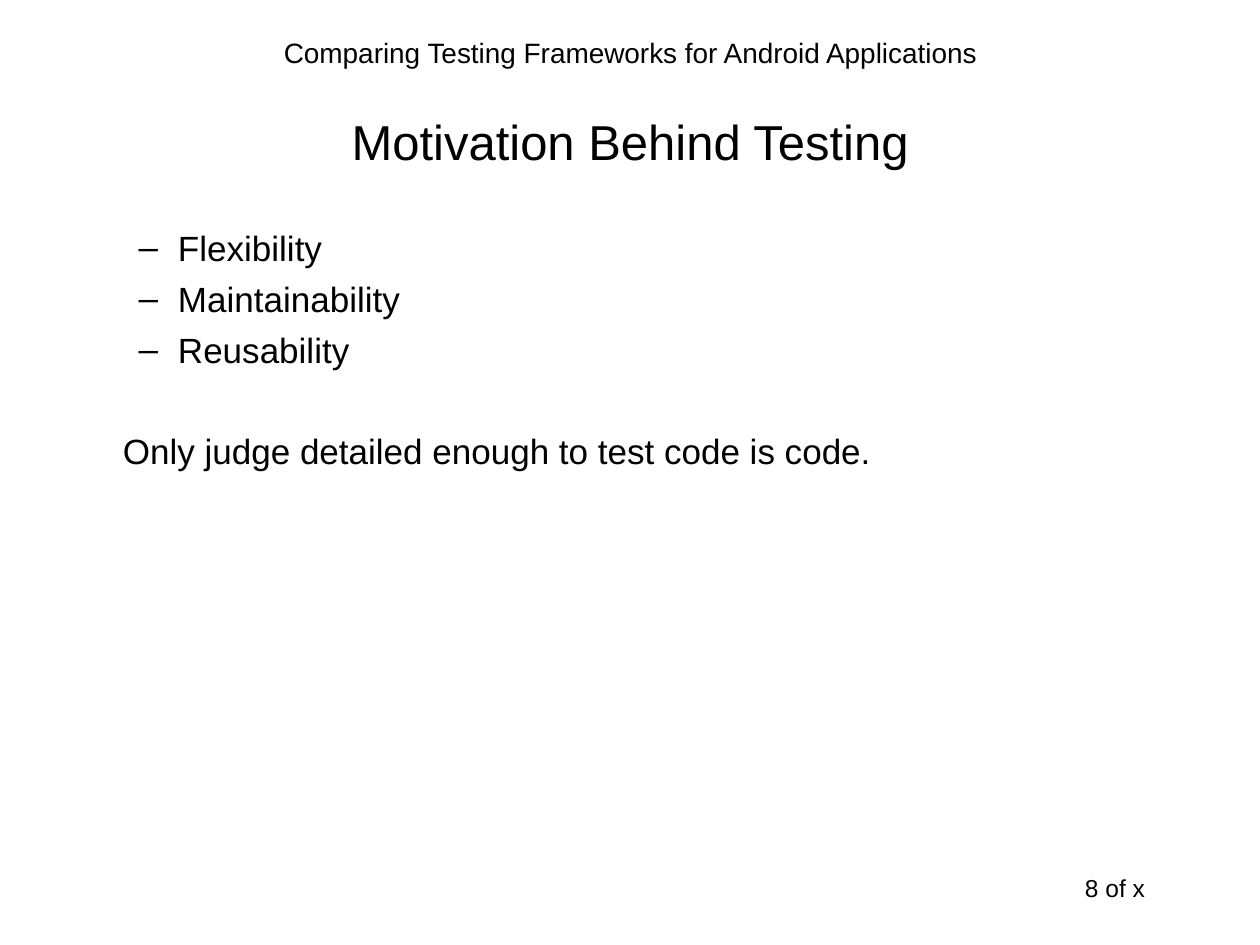
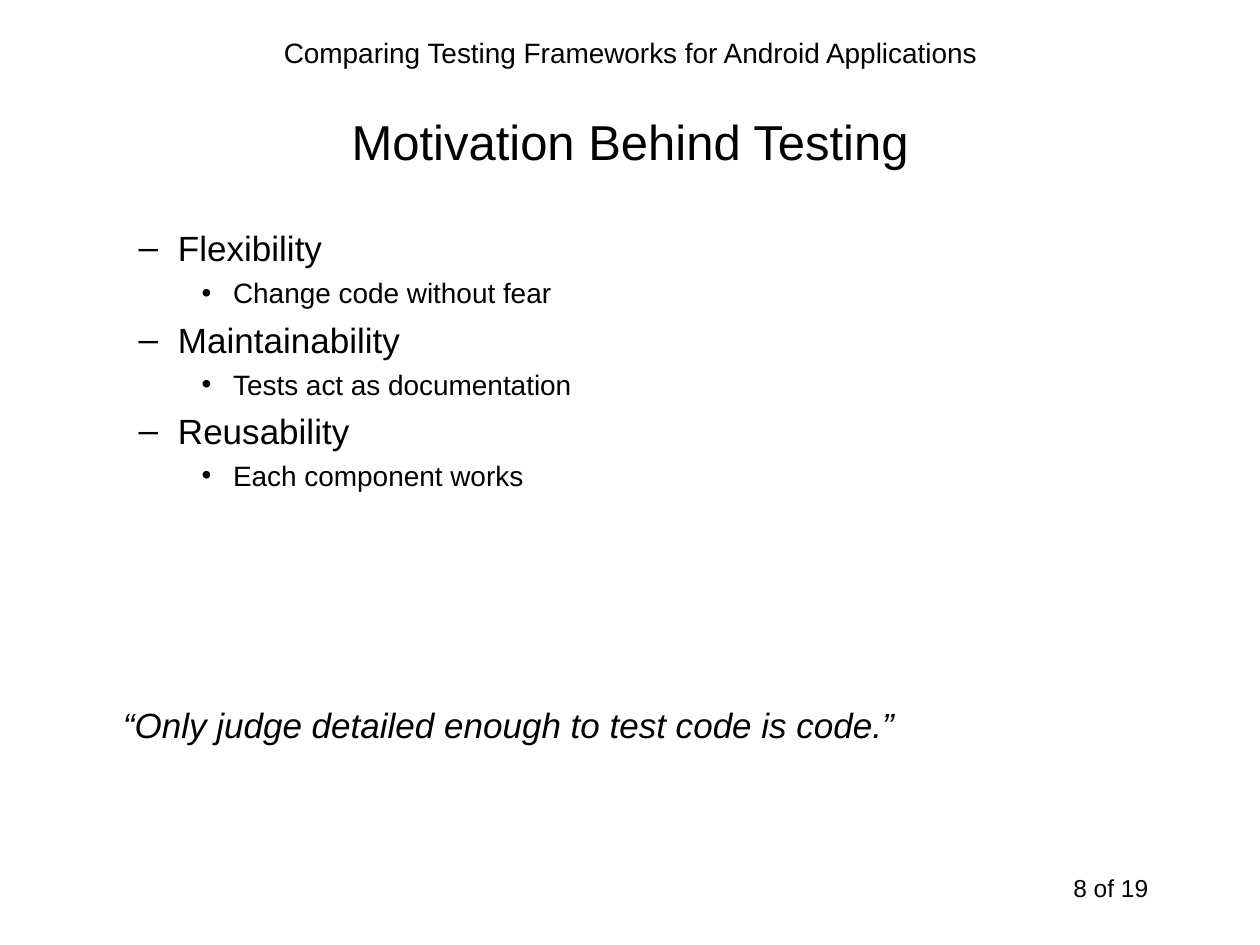
Before and after one commit to sahiljain/tpm, a slide deck: slide 8 of s44jain_tpm.ppt. Drawn at 1260x945 pixels with LibreOffice and Linux fonts; fonts in the diff are those of the drawing. Boxes give left, top, right and bottom in pixels: in the first picture for what was removed or moved away, otherwise in the second. Text is boxed around its words. In the diff, an @@ line names an element or a change of style, - is before the commit and + after.

```diff
--- a/s44jain_tpm.ppt
+++ b/s44jain_tpm.ppt
@@ text at (233, 282, 551, 308): paragraph added @@
+    • Change code without fear
@@ text at (233, 374, 571, 396): paragraph added @@
+    • Tests act as documentation
@@ text at (123, 465, 893, 745): text changed; italic on @@
-Only judge detailed enough to test code is code.
+    • Each component works
+“Only judge detailed enough to test code is code.”
@@ page number at (1073, 879, 1148, 898): text changed @@
-8 of x
+8 of 19
```
Also in this commit, not shown: 7 other slides changed.
